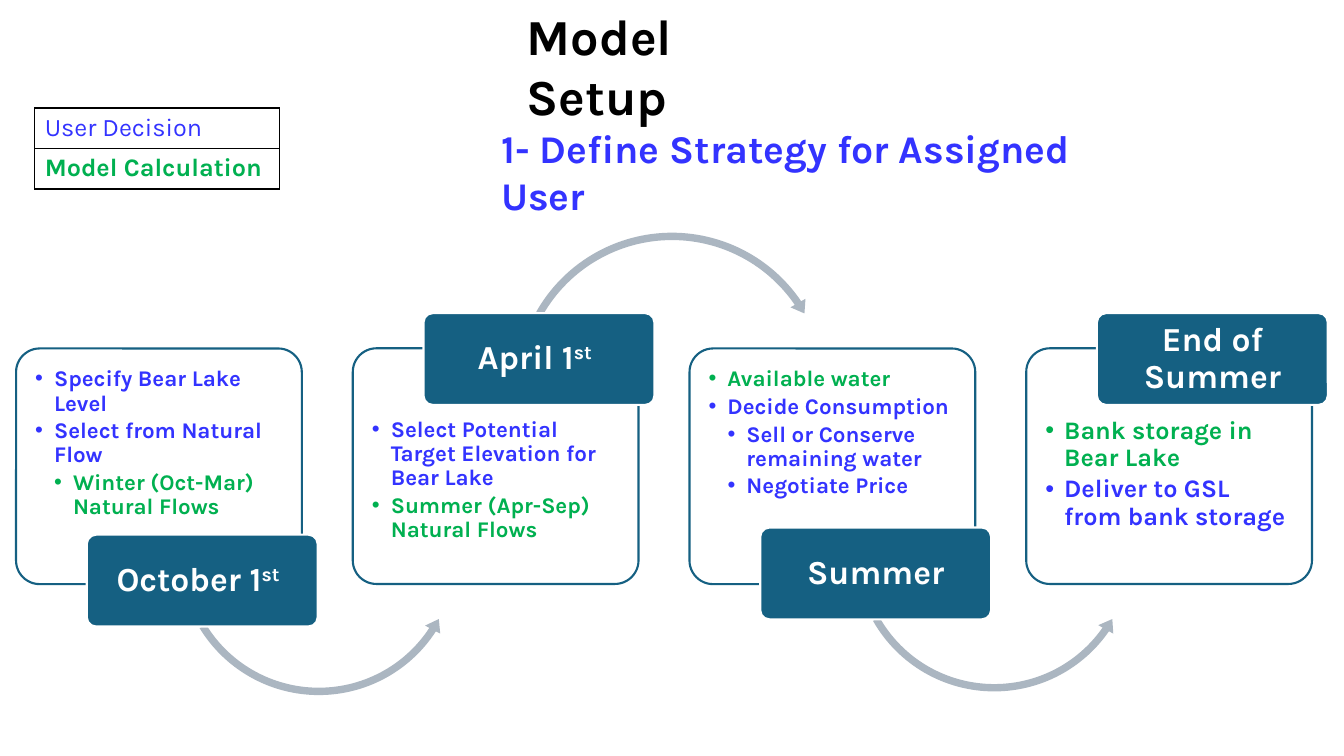
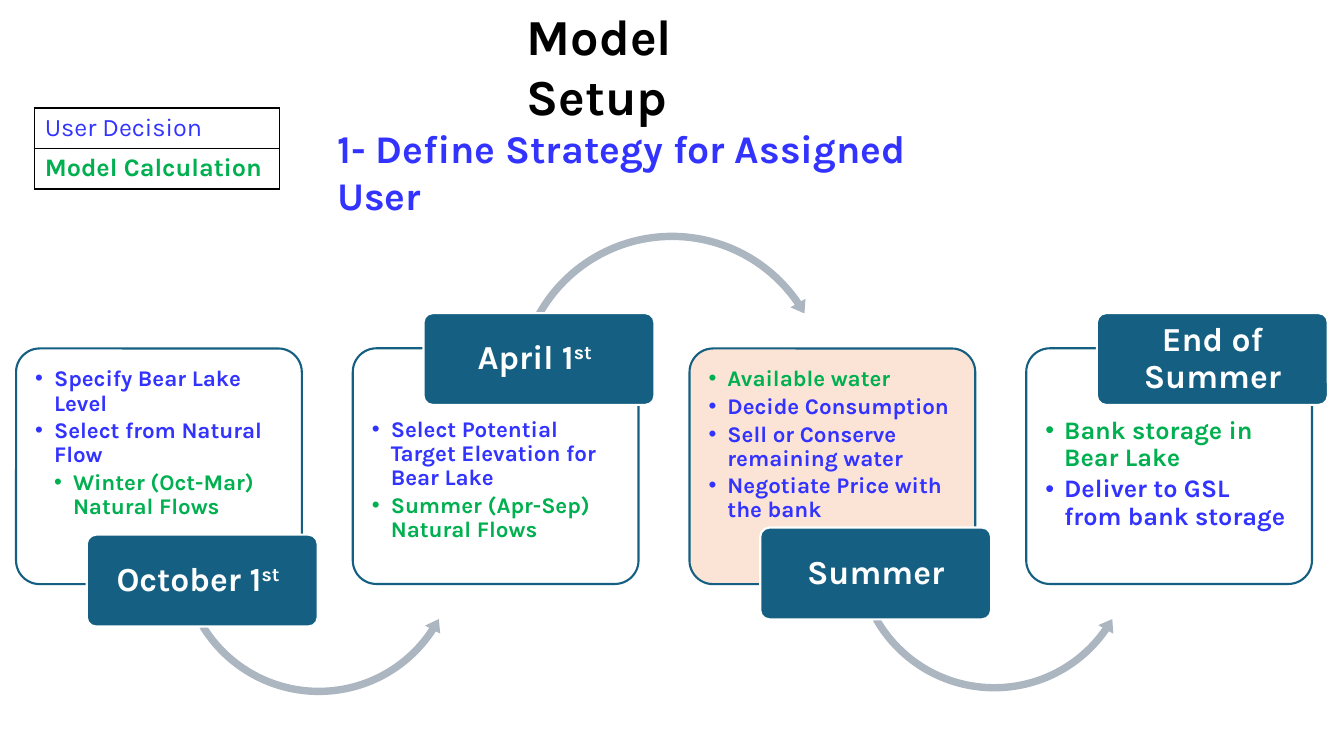
Before and after one commit to HaadiaBaig/BearRiverWaterBank, a slide deck: slide 4 of Session Guide/IntroPresentation.pptx. Drawn at 1344x756 pixels with LibreOffice and Linux fonts; fonts in the diff are those of the drawing. Boxes give left, top, right and bottom in pixels: in the first picture for what was removed or moved away, otherwise in the second. Text is boxed around its words. In the diff, an @@ line names an element or a change of style, - is before the commit and + after.

```diff
--- a/Session Guide/IntroPresentation.pptx
+++ b/Session Guide/IntroPresentation.pptx
@@ text "1- Define Strategy for Assigned ...": place and size @@
-text "1- Define Strategy for Assigned ..." at [501,135,1070,211]
+text "1- Define Strategy for Assigned ..." at [337,135,906,211]
@@ rounded rectangle at [690,349,975,585]: fill #FFFFFF at 90% opacity to #FBE3D6 @@
@@ text at [727,426,902,472]: list level 3 to 2 in "Sell or Conserve remaining water" @@
@@ text at [727,477,942,518]: text changed @@
-    • Negotiate Price
+  • Negotiate Price with the bank
```
Also in this commit, not shown: 2 other slides changed, 2 other files.
